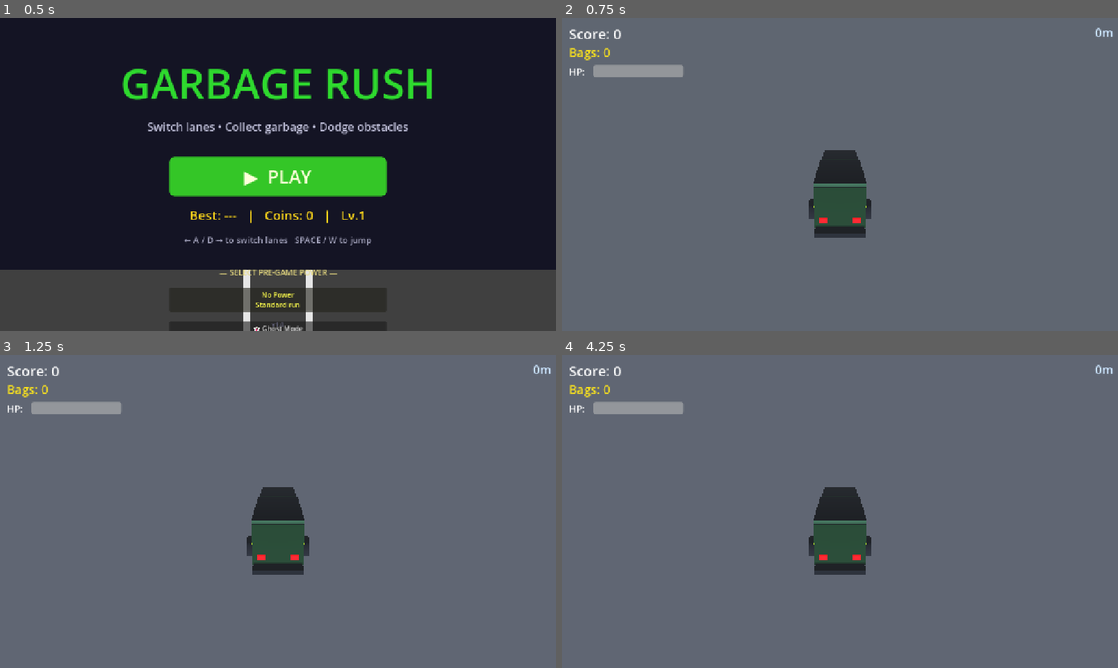
Above: before the commit, frames 1-4 (two rows, left to right).
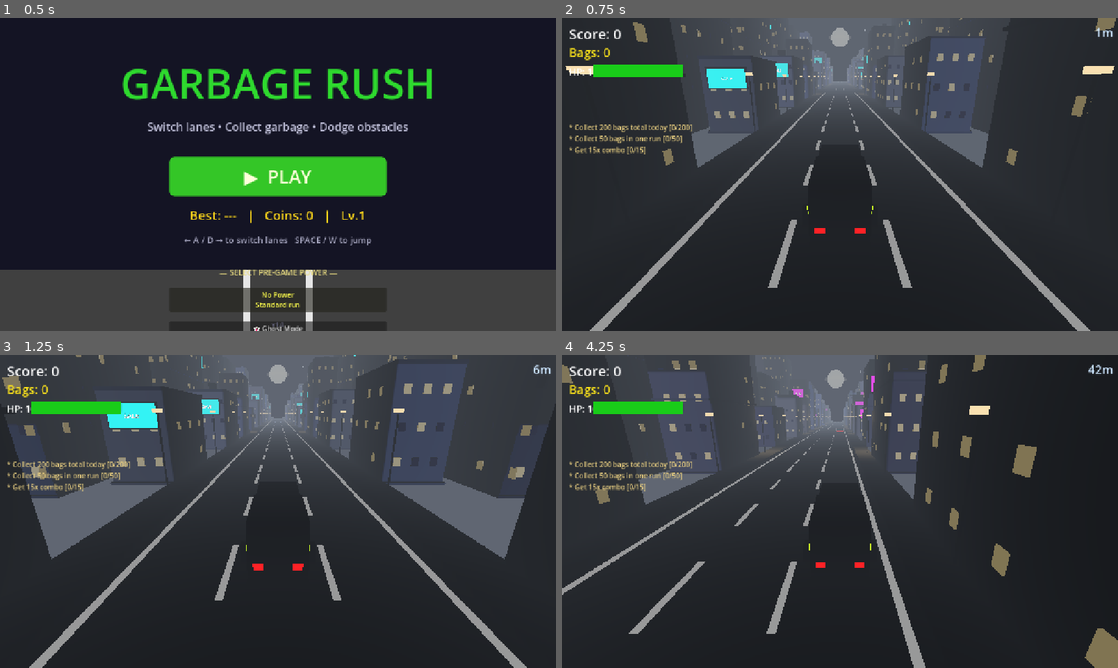
Above: after the commit, the same moments.

Repository: bhavyat81/runner
Game: Godot game, scene res://scenes/main_menu.tscn
The game is run twice, just before and just after one commit, with the same random seed, the same clock (stepped at 60 frames per second) and the same inputs.
Inputs (mouse positions are in pixels of both pictures, inside the frame that each line leads up to):
- Up to frame 1 (0.5 s): no input
- Up to frame 2 (0.75 s): click "▶ PLAY" at 0.5 s
- Up to frame 3 (1.25 s): no input
- Up to frame 4 (4.25 s): move the mouse to (962, 495) at 1.27 s; hold D (move_right) 1.28-2.03 s; click (962, 495) at 1.42 s; tap Space (jump) at 1.52, 2.27, 3.77 s; move the mouse to (728, 527) at 2.02 s; hold A (move_left) 2.03-2.78 s; move the mouse to (895, 442) at 2.77 s; hold D (move_right) from 2.78 s (still down); move the mouse to (812, 574) at 3.52 s; click (812, 574) at 3.67 s

Frame 1 is identical in both runs. In frame 2, 91% of the frame differs, in the area x 0-100%, y 0-100%; in frame 3, 87%; in frame 4, 93%.
Error before the commit: Parse Error: Expected indented block after match pattern block. (res://scripts/game.gd:686)

Commit message:
Fix GDScript parse error: add pass to empty HEADSTART match case in _on_pre_game_power_expired
Co-authored-by: bhavyat81 <233542359+bhavyat81@users.noreply.github.com>

Diff:
--- a/scripts/game.gd
+++ b/scripts/game.gd
@@ -684,7 +684,7 @@
 		GameManager.PreGamePower.GHOST_MODE:
 			_fade_ghost_mode_out()
 		GameManager.PreGamePower.HEADSTART:
-			# FOV returns to normal naturally via _update_fov
+			pass  # FOV returns to normal naturally via _update_fov
 
 func _on_environment_changed(env: GameManager.GameEnvironment) -> void:
 	match env:
